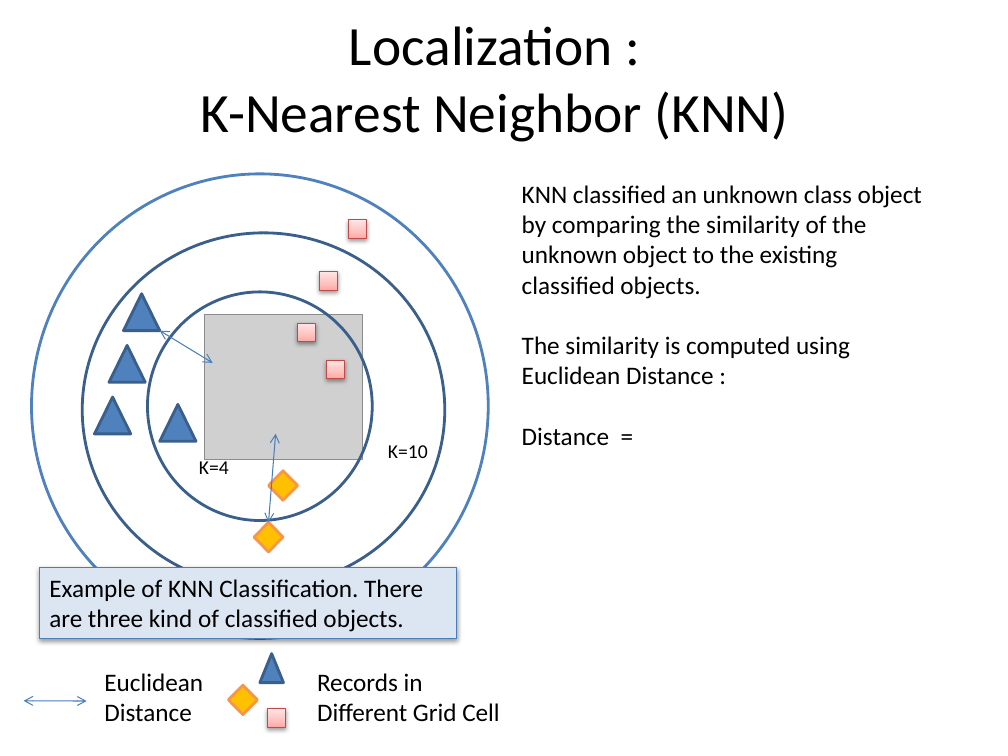
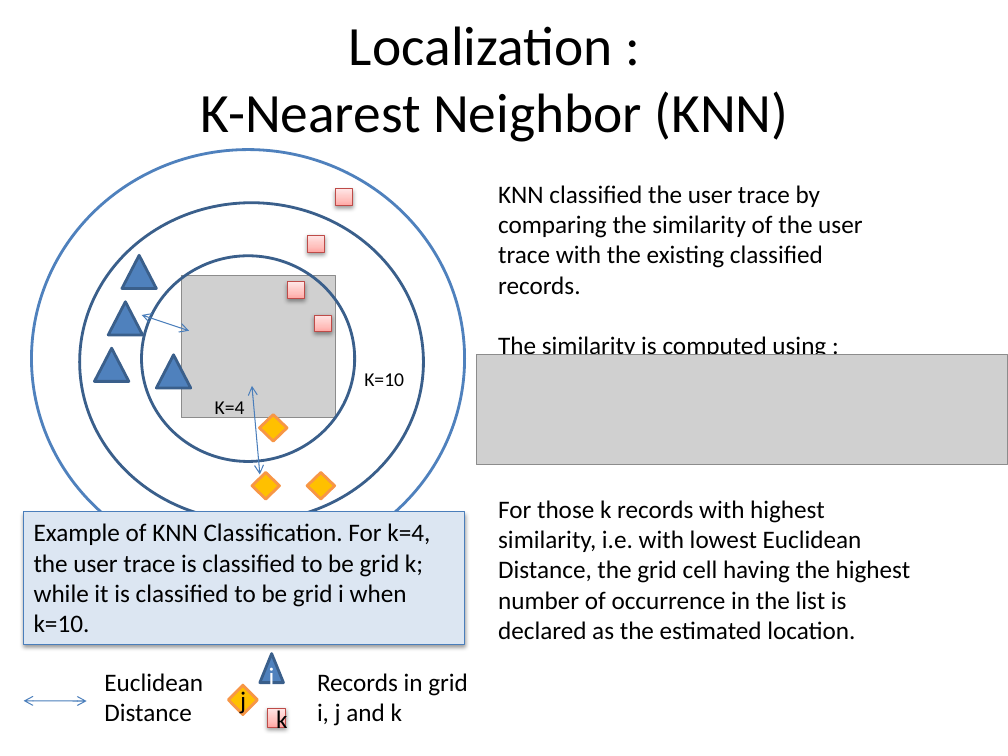
Before and after one commit to venkinarla/qya2, a slide deck: slide 6 of Final Year Porject (QYA2).pptx. Drawn at 1008x756 pixels with LibreOffice and Linux fonts; fonts in the diff are those of the drawing; grey boxes stand for pictures. Boxes give left, top, right and bottom in pixels: in the first picture for what was removed or moved away, otherwise in the second. Text is boxed around its words. In the diff, an @@ line names an element or a change of style, - is before the commit and + after.

```diff
--- a/Final Year Porject (QYA2).pptx
+++ b/Final Year Porject (QYA2).pptx
@@ ellipse: place and size @@
-ellipse at bbox=[31, 174, 488, 639]
+ellipse at bbox=[31, 149, 465, 568]
@@ ellipse: place and size @@
-ellipse at bbox=[83, 233, 446, 587]
+ellipse at bbox=[80, 203, 423, 521]
@@ rectangle: place and size @@
-rectangle at bbox=[349, 220, 367, 238]
+rectangle at bbox=[335, 188, 352, 206]
@@ text at bbox=[498, 185, 862, 355]: text changed @@
-KNN classified an unknown class object by comparing the similarity of the unknown object to the existing classified objects.
-The similarity is computed using Euclidean Distance :
-Distance =
+KNN classified the user trace by comparing the similarity of the user trace with the existing classified records.
+The similarity is computed using :
@@ rectangle: place and size @@
-rectangle at bbox=[320, 271, 338, 289]
+rectangle at bbox=[307, 236, 325, 253]
@@ triangle: place and size @@
-triangle at bbox=[124, 293, 160, 331]
+triangle at bbox=[122, 255, 156, 288]
@@ ellipse: place and size @@
-ellipse at bbox=[147, 292, 372, 521]
+ellipse at bbox=[141, 256, 354, 462]
@@ picture: place and size @@
-picture at bbox=[205, 314, 362, 459]
+picture at bbox=[181, 275, 337, 417]
@@ rectangle: place and size @@
-rectangle at bbox=[297, 324, 316, 342]
+rectangle at bbox=[287, 282, 304, 299]
@@ triangle: place and size @@
-triangle at bbox=[109, 346, 145, 383]
+triangle at bbox=[108, 301, 142, 335]
@@ double arrow moved from (159, 331) - (213, 363) to (142, 314) - (188, 331) @@
@@ rectangle: place and size @@
-rectangle at bbox=[327, 360, 345, 378]
+rectangle at bbox=[314, 316, 332, 333]
@@ triangle: place and size @@
-triangle at bbox=[95, 397, 131, 434]
+triangle at bbox=[95, 348, 129, 381]
@@ triangle: place and size @@
-triangle at bbox=[159, 404, 196, 442]
+triangle at bbox=[156, 355, 191, 388]
@@ picture added at bbox=[477, 355, 1008, 465] @@
@@ double arrow moved from (268, 522) - (275, 433) to (260, 475) - (252, 386) @@
@@ text "K=10": place and size @@
-text "K=10" at bbox=[388, 445, 428, 458]
+text "K=10" at bbox=[364, 373, 404, 386]
@@ text "K=4": place and size @@
-text "K=4" at bbox=[199, 457, 229, 474]
+text "K=4" at bbox=[215, 401, 245, 420]
@@ diamond: place and size @@
-diamond at bbox=[268, 471, 297, 500]
+diamond at bbox=[259, 414, 286, 440]
@@ diamond: place and size @@
-diamond at bbox=[254, 522, 283, 551]
+diamond at bbox=[252, 473, 279, 499]
@@ diamond added at bbox=[307, 473, 335, 499], fill #FFC000, outline #F79646 2 pt @@
@@ text added at bbox=[498, 500, 911, 640], 18 pt, text #000000 @@
+For those k records with highest similarity, i.e. with lowest Euclidean Distance, the grid cell having the highest number of occurrence in the list is declared as the estimated location.
@@ rectangle "Example of KNN Classification. For ...": place and size @@
-rectangle "Example of KNN Classification. For ..." at bbox=[39, 568, 457, 639]
+rectangle "Example of KNN Classification. For ..." at bbox=[23, 512, 465, 644]
@@ text in rectangle at bbox=[34, 523, 430, 632]: text changed @@
-Example of KNN Classification. There are three kind of classified objects.
+Example of KNN Classification. For k=4, the user trace is classified to be grid k; while it is classified to be grid i when k=10.
@@ text in diamond at bbox=[240, 689, 246, 716]: text added @@
+j
@@ text in triangle at bbox=[269, 664, 275, 691]: text added @@
+i
@@ text at bbox=[317, 673, 468, 726]: text changed @@
-Records in Different Grid Cell
+Records in grid i, j and k
@@ text in rectangle at bbox=[276, 707, 287, 734]: text added @@
+k
```
Also in this commit, not shown: 4 other slides changed, 2 other files.
